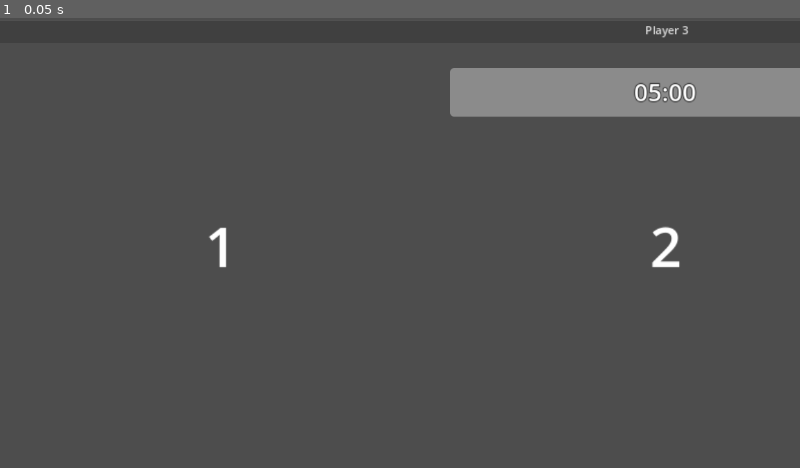
Above: before the commit, frame 1.
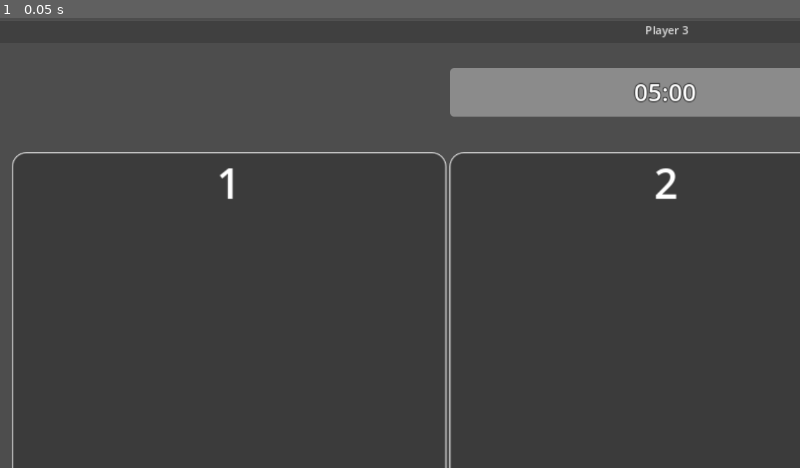
Above: after the commit, the same moment.

Repository: AsperTheDog/Shapzles
Game: Godot game, scene res://Scenes/Main.tscn
Same seed, same stepped clock (60 frames per second), same inputs: the game is played once before the commit and once after it.
Inputs:
- Up to frame 1 (0.05 s): no input

The runs differ from the first frame. In frame 1, 1.3% of the frame differs, in the area x 1-100%, y 29-100%.

Commit message:
Added support for multiple symbol amounts

Diff:
--- a/GDProject/Scenes/P2and3.tscn
+++ b/GDProject/Scenes/P2and3.tscn
@@ -1,7 +1,20 @@
-[gd_scene load_steps=3 format=3 uid="uid://mrd0eiiwbamr"]
+[gd_scene load_steps=5 format=3 uid="uid://mrd0eiiwbamr"]
 
 [ext_resource type="Script" path="res://Scripts/P2and3.gd" id="1_1wwjj"]
+[ext_resource type="Texture2D" uid="uid://3wu6i1dn3v37" path="res://Symbols/PuzzleACircle.svg" id="2_s6a5q"]
 [ext_resource type="PackedScene" uid="uid://tqejvwjmwiyo" path="res://Scenes/Notification.tscn" id="2_tu4vi"]
+
+[sub_resource type="StyleBoxFlat" id="StyleBoxFlat_hcmaq"]
+bg_color = Color(0.231373, 0.231373, 0.231373, 1)
+border_width_left = 3
+border_width_top = 3
+border_width_right = 3
+border_width_bottom = 3
+border_blend = true
+corner_radius_top_left = 20
+corner_radius_top_right = 20
+corner_radius_bottom_right = 20
+corner_radius_bottom_left = 20
 
 [node name="P2_3" type="Control"]
 layout_mode = 3
@@ -45,92 +58,220 @@
 
 [node name="Symbols" type="Control" parent="MainLayer"]
 layout_mode = 3
-anchor_top = 0.147
-anchor_right = 1.0
-anchor_bottom = 1.0
-offset_top = 57.744
-grow_horizontal = 2
-grow_vertical = 2
-
-[node name="HorizContainer" type="HBoxContainer" parent="MainLayer/Symbols"]
+anchor_left = 0.009
+anchor_top = 0.145
+anchor_right = 0.99
+anchor_bottom = 0.971
+offset_left = -0.368001
+offset_top = 0.0399933
+offset_right = 0.519897
+offset_bottom = -0.208069
+grow_horizontal = 2
+grow_vertical = 2
+
+[node name="HorizContainer" type="GridContainer" parent="MainLayer/Symbols"]
 layout_mode = 1
 anchors_preset = 15
 anchor_right = 1.0
 anchor_bottom = 1.0
 grow_horizontal = 2
 grow_vertical = 2
-
-[node name="Symbol1" type="MarginContainer" parent="MainLayer/Symbols/HorizContainer"]
-layout_mode = 2
-size_flags_horizontal = 3
-theme_override_constants/margin_left = 20
-theme_override_constants/margin_top = 20
-theme_override_constants/margin_right = 20
-theme_override_constants/margin_bottom = 20
-
-[node name="SymbolContainer" type="AspectRatioContainer" parent="MainLayer/Symbols/HorizContainer/Symbol1"]
-layout_mode = 2
-alignment_vertical = 2
-
-[node name="Symbol" type="TextureRect" parent="MainLayer/Symbols/HorizContainer/Symbol1/SymbolContainer"]
-layout_mode = 2
-expand_mode = 1
-
-[node name="RichTextLabel" type="RichTextLabel" parent="MainLayer/Symbols/HorizContainer/Symbol1"]
-layout_mode = 2
-size_flags_vertical = 0
-theme_override_font_sizes/normal_font_size = 80
+columns = 3
+
+[node name="Symbol1" type="PanelContainer" parent="MainLayer/Symbols/HorizContainer"]
+layout_mode = 2
+size_flags_horizontal = 3
+size_flags_vertical = 3
+theme_override_styles/panel = SubResource("StyleBoxFlat_hcmaq")
+
+[node name="Margin" type="MarginContainer" parent="MainLayer/Symbols/HorizContainer/Symbol1"]
+layout_mode = 2
+size_flags_horizontal = 3
+size_flags_vertical = 3
+theme_override_constants/margin_bottom = 10
+
+[node name="VBox" type="VBoxContainer" parent="MainLayer/Symbols/HorizContainer/Symbol1/Margin"]
+layout_mode = 2
+
+[node name="RichTextLabel" type="RichTextLabel" parent="MainLayer/Symbols/HorizContainer/Symbol1/Margin/VBox"]
+layout_mode = 2
+size_flags_vertical = 0
+theme_override_font_sizes/normal_font_size = 60
 bbcode_enabled = true
 text = "[center]A"
 fit_content = true
 
-[node name="Symbol2" type="MarginContainer" parent="MainLayer/Symbols/HorizContainer"]
-layout_mode = 2
-size_flags_horizontal = 3
-theme_override_constants/margin_left = 20
-theme_override_constants/margin_top = 20
-theme_override_constants/margin_right = 20
-theme_override_constants/margin_bottom = 20
-
-[node name="SymbolContainer" type="AspectRatioContainer" parent="MainLayer/Symbols/HorizContainer/Symbol2"]
-layout_mode = 2
-alignment_vertical = 2
-
-[node name="Symbol" type="TextureRect" parent="MainLayer/Symbols/HorizContainer/Symbol2/SymbolContainer"]
-layout_mode = 2
-expand_mode = 1
-
-[node name="RichTextLabel" type="RichTextLabel" parent="MainLayer/Symbols/HorizContainer/Symbol2"]
-layout_mode = 2
-size_flags_vertical = 0
-theme_override_font_sizes/normal_font_size = 80
+[node name="SymbolContainer" type="AspectRatioContainer" parent="MainLayer/Symbols/HorizContainer/Symbol1/Margin/VBox"]
+layout_mode = 2
+size_flags_vertical = 3
+alignment_vertical = 2
+
+[node name="Symbol" type="TextureRect" parent="MainLayer/Symbols/HorizContainer/Symbol1/Margin/VBox/SymbolContainer"]
+layout_mode = 2
+texture = ExtResource("2_s6a5q")
+expand_mode = 1
+
+[node name="Symbol2" type="PanelContainer" parent="MainLayer/Symbols/HorizContainer"]
+layout_mode = 2
+size_flags_horizontal = 3
+size_flags_vertical = 3
+theme_override_styles/panel = SubResource("StyleBoxFlat_hcmaq")
+
+[node name="Margin" type="MarginContainer" parent="MainLayer/Symbols/HorizContainer/Symbol2"]
+layout_mode = 2
+size_flags_horizontal = 3
+size_flags_vertical = 3
+theme_override_constants/margin_bottom = 10
+
+[node name="VBox" type="VBoxContainer" parent="MainLayer/Symbols/HorizContainer/Symbol2/Margin"]
+layout_mode = 2
+
+[node name="RichTextLabel" type="RichTextLabel" parent="MainLayer/Symbols/HorizContainer/Symbol2/Margin/VBox"]
+layout_mode = 2
+size_flags_vertical = 0
+theme_override_font_sizes/normal_font_size = 60
 bbcode_enabled = true
 text = "[center]B"
 fit_content = true
 
-[node name="Symbol3" type="MarginContainer" parent="MainLayer/Symbols/HorizContainer"]
-layout_mode = 2
-size_flags_horizontal = 3
-theme_override_constants/margin_left = 20
-theme_override_constants/margin_top = 20
-theme_override_constants/margin_right = 20
-theme_override_constants/margin_bottom = 20
-
-[node name="SymbolContainer" type="AspectRatioContainer" parent="MainLayer/Symbols/HorizContainer/Symbol3"]
-layout_mode = 2
-alignment_vertical = 2
-
-[node name="Symbol" type="TextureRect" parent="MainLayer/Symbols/HorizContainer/Symbol3/SymbolContainer"]
-layout_mode = 2
-expand_mode = 1
-
-[node name="RichTextLabel" type="RichTextLabel" parent="MainLayer/Symbols/HorizContainer/Symbol3"]
-layout_mode = 2
-size_flags_vertical = 0
-theme_override_font_sizes/normal_font_size = 80
+[node name="SymbolContainer" type="AspectRatioContainer" parent="MainLayer/Symbols/HorizContainer/Symbol2/Margin/VBox"]
+layout_mode = 2
+size_flags_vertical = 3
+alignment_vertical = 2
+
+[node name="Symbol" type="TextureRect" parent="MainLayer/Symbols/HorizContainer/Symbol2/Margin/VBox/SymbolContainer"]
+layout_mode = 2
+expand_mode = 1
+
+[node name="Symbol3" type="PanelContainer" parent="MainLayer/Symbols/HorizContainer"]
+layout_mode = 2
+size_flags_horizontal = 3
+size_flags_vertical = 3
+theme_override_styles/panel = SubResource("StyleBoxFlat_hcmaq")
+
+[node name="Margin" type="MarginContainer" parent="MainLayer/Symbols/HorizContainer/Symbol3"]
+layout_mode = 2
+size_flags_horizontal = 3
+size_flags_vertical = 3
+theme_override_constants/margin_bottom = 10
+
+[node name="VBox" type="VBoxContainer" parent="MainLayer/Symbols/HorizContainer/Symbol3/Margin"]
+layout_mode = 2
+
+[node name="RichTextLabel" type="RichTextLabel" parent="MainLayer/Symbols/HorizContainer/Symbol3/Margin/VBox"]
+layout_mode = 2
+size_flags_vertical = 0
+theme_override_font_sizes/normal_font_size = 60
 bbcode_enabled = true
 text = "[center]C"
 fit_content = true
+
+[node name="SymbolContainer" type="AspectRatioContainer" parent="MainLayer/Symbols/HorizContainer/Symbol3/Margin/VBox"]
+layout_mode = 2
+size_flags_vertical = 3
+alignment_vertical = 2
+
+[node name="Symbol" type="TextureRect" parent="MainLayer/Symbols/HorizContainer/Symbol3/Margin/VBox/SymbolContainer"]
+layout_mode = 2
+expand_mode = 1
+
+[node name="Symbol4" type="PanelContainer" parent="MainLayer/Symbols/HorizContainer"]
+layout_mode = 2
+size_flags_horizontal = 3
+size_flags_vertical = 3
+theme_override_styles/panel = SubResource("StyleBoxFlat_hcmaq")
+
+[node name="Margin" type="MarginContainer" parent="MainLayer/Symbols/HorizContainer/Symbol4"]
+layout_mode = 2
+size_flags_horizontal = 3
+size_flags_vertical = 3
+theme_override_constants/margin_bottom = 10
+
+[node name="VBox" type="VBoxContainer" parent="MainLayer/Symbols/HorizContainer/Symbol4/Margin"]
+layout_mode = 2
+
+[node name="RichTextLabel" type="RichTextLabel" parent="MainLayer/Symbols/HorizContainer/Symbol4/Margin/VBox"]
+layout_mode = 2
+size_flags_vertical = 0
+theme_override_font_sizes/normal_font_size = 60
+bbcode_enabled = true
+text = "[center]D"
+fit_content = true
+
+[node name="SymbolContainer" type="AspectRatioContainer" parent="MainLayer/Symbols/HorizContainer/Symbol4/Margin/VBox"]
+layout_mode = 2
+size_flags_vertical = 3
+alignment_vertical = 2
+
+[node name="Symbol" type="TextureRect" parent="MainLayer/Symbols/HorizContainer/Symbol4/Margin/VBox/SymbolContainer"]
+layout_mode = 2
+expand_mode = 1
+
+[node name="Symbol5" type="PanelContainer" parent="MainLayer/Symbols/HorizContainer"]
+visible = false
+layout_mode = 2
+size_flags_horizontal = 3
+size_flags_vertical = 3
+theme_override_styles/panel = SubResource("StyleBoxFlat_hcmaq")
+
+[node name="Margin" type="MarginContainer" parent="MainLayer/Symbols/HorizContainer/Symbol5"]
+layout_mode = 2
+size_flags_horizontal = 3
+size_flags_vertical = 3
+theme_override_constants/margin_bottom = 10
+
+[node name="VBox" type="VBoxContainer" parent="MainLayer/Symbols/HorizContainer/Symbol5/Margin"]
+layout_mode = 2
+
+[node name="RichTextLabel" type="RichTextLabel" parent="MainLayer/Symbols/HorizContainer/Symbol5/Margin/VBox"]
+layout_mode = 2
+size_flags_vertical = 0
+theme_override_font_sizes/normal_font_size = 60
+bbcode_enabled = true
+text = "[center]E"
+fit_content = true
+
+[node name="SymbolContainer" type="AspectRatioContainer" parent="MainLayer/Symbols/HorizContainer/Symbol5/Margin/VBox"]
+layout_mode = 2
+size_flags_vertical = 3
+alignment_vertical = 2
+
+[node name="Symbol" type="TextureRect" parent="MainLayer/Symbols/HorizContainer/Symbol5/Margin/VBox/SymbolContainer"]
+layout_mode = 2
+expand_mode = 1
+
+[node name="Symbol6" type="PanelContainer" parent="MainLayer/Symbols/HorizContainer"]
+visible = false
+layout_mode = 2
+size_flags_horizontal = 3
+size_flags_vertical = 3
+theme_override_styles/panel = SubResource("StyleBoxFlat_hcmaq")
+
+[node name="Margin" type="MarginContainer" parent="MainLayer/Symbols/HorizContainer/Symbol6"]
+layout_mode = 2
+size_flags_horizontal = 3
+size_flags_vertical = 3
+theme_override_constants/margin_bottom = 10
+
+[node name="VBox" type="VBoxContainer" parent="MainLayer/Symbols/HorizContainer/Symbol6/Margin"]
+layout_mode = 2
+
+[node name="RichTextLabel" type="RichTextLabel" parent="MainLayer/Symbols/HorizContainer/Symbol6/Margin/VBox"]
+layout_mode = 2
+size_flags_vertical = 0
+theme_override_font_sizes/normal_font_size = 60
+bbcode_enabled = true
+text = "[center]F"
+fit_content = true
+
+[node name="SymbolContainer" type="AspectRatioContainer" parent="MainLayer/Symbols/HorizContainer/Symbol6/Margin/VBox"]
+layout_mode = 2
+size_flags_vertical = 3
+alignment_vertical = 2
+
+[node name="Symbol" type="TextureRect" parent="MainLayer/Symbols/HorizContainer/Symbol6/Margin/VBox/SymbolContainer"]
+layout_mode = 2
+expand_mode = 1
 
 [node name="NotificationLayer" type="CanvasLayer" parent="."]
 layer = 10
--- a/GDProject/Scripts/P2and3.gd
+++ b/GDProject/Scripts/P2and3.gd
@@ -3,11 +3,22 @@
 
 @export var player: Game.Player
 
-@onready var symbols: Array[MarginContainer] = [
+@onready var symbols: Array[PanelContainer] = [
 	$MainLayer/Symbols/HorizContainer/Symbol1,
 	$MainLayer/Symbols/HorizContainer/Symbol2,
-	$MainLayer/Symbols/HorizContainer/Symbol3
+	$MainLayer/Symbols/HorizContainer/Symbol3,
+	$MainLayer/Symbols/HorizContainer/Symbol4,
+	$MainLayer/Symbols/HorizContainer/Symbol5,
+	$MainLayer/Symbols/HorizContainer/Symbol6
 ]
+
+var symbolLayouts: Dictionary = {
+	3: 3,
+	4: 2,
+	5: 3,
+	6: 3
+}
+
 
 func _ready():
 	$NotificationLayer.hide()
@@ -17,13 +28,13 @@
 	loadLevel()
 	Game.puzzleChanged.connect(loadLevel)
 	Game.timeEnded.connect(onGameLost)
-	Game.gameRunStateChanged.connect(onGameRunStateChanged)
+	Game.gameRunStateChanged.connect(setSymbolsVisibility)
 	Game.resetCalled.connect(reset)
 
 
 func assignLabels(lst: Array[String]):
 	for idx in symbols.size():
-		symbols[idx].get_node("RichTextLabel").text = "[center]" + lst[idx]
+		symbols[idx].get_node("Margin/VBox/RichTextLabel").text = "[center]" + lst[idx]
 
 
 func _process(delta):
@@ -36,14 +47,17 @@
 
 
 func loadLevel():
+	setPanelsVisibility(false)
 	var symbolFiles = Game.getSymbolFiles(player)
-	var idxArr = range(symbols.size())
+	var idxArr = range(symbolFiles.size())
 	var symbolPos := 0
 	idxArr.shuffle()
 	var playerPos = 0 if player == Game.Player.P2 else 1
 	var origSolution = Game.solutionPosition[playerPos]
+	$MainLayer/Symbols/HorizContainer.columns = symbolLayouts[symbolFiles.size()]
 	for idx in idxArr:
-		symbols[symbolPos].get_node("SymbolContainer/Symbol").texture = load(symbolFiles[idx])
+		symbols[symbolPos].show()
+		symbols[symbolPos].get_node("Margin/VBox/SymbolContainer/Symbol").texture = load(symbolFiles[idx])
 		if origSolution == idx:
 			Game.solutionPosition[playerPos] = symbolPos
 		symbolPos += 1
@@ -53,10 +67,14 @@
 	$NotificationLayer.show()
 
 
-func onGameRunStateChanged(value: bool):
-	$MainLayer/Symbols/HorizContainer/Symbol1/SymbolContainer/Symbol.visible = value
-	$MainLayer/Symbols/HorizContainer/Symbol2/SymbolContainer/Symbol.visible = value
-	$MainLayer/Symbols/HorizContainer/Symbol3/SymbolContainer/Symbol.visible = value
+func setPanelsVisibility(areVibisle: bool):
+	for symbol in symbols:
+		symbol.visible = areVibisle
+
+
+func setSymbolsVisibility(value: bool):
+	for symbol in symbols:
+		symbol.get_node("Margin/VBox/SymbolContainer/Symbol").visible = value
 
 
 func reset():
